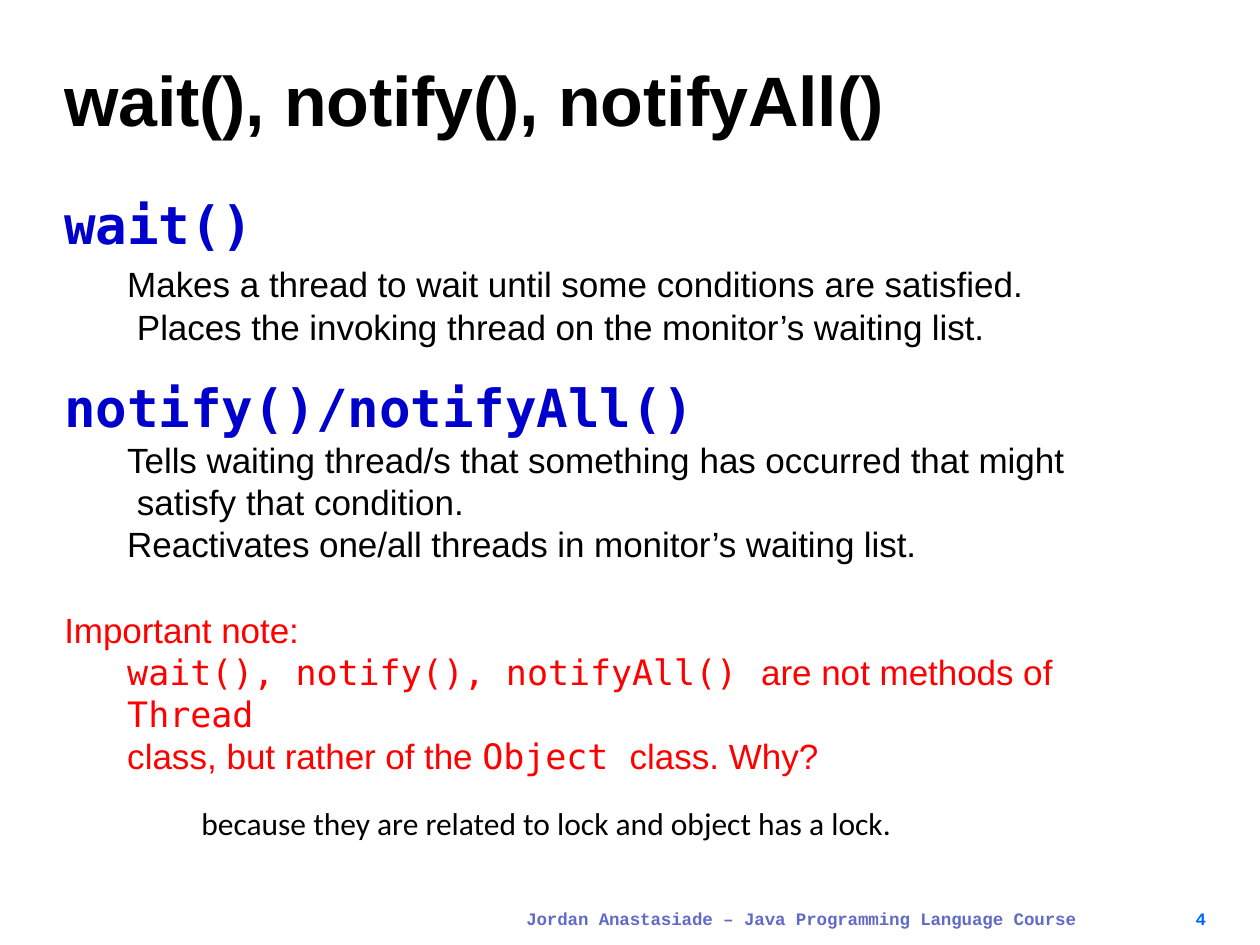
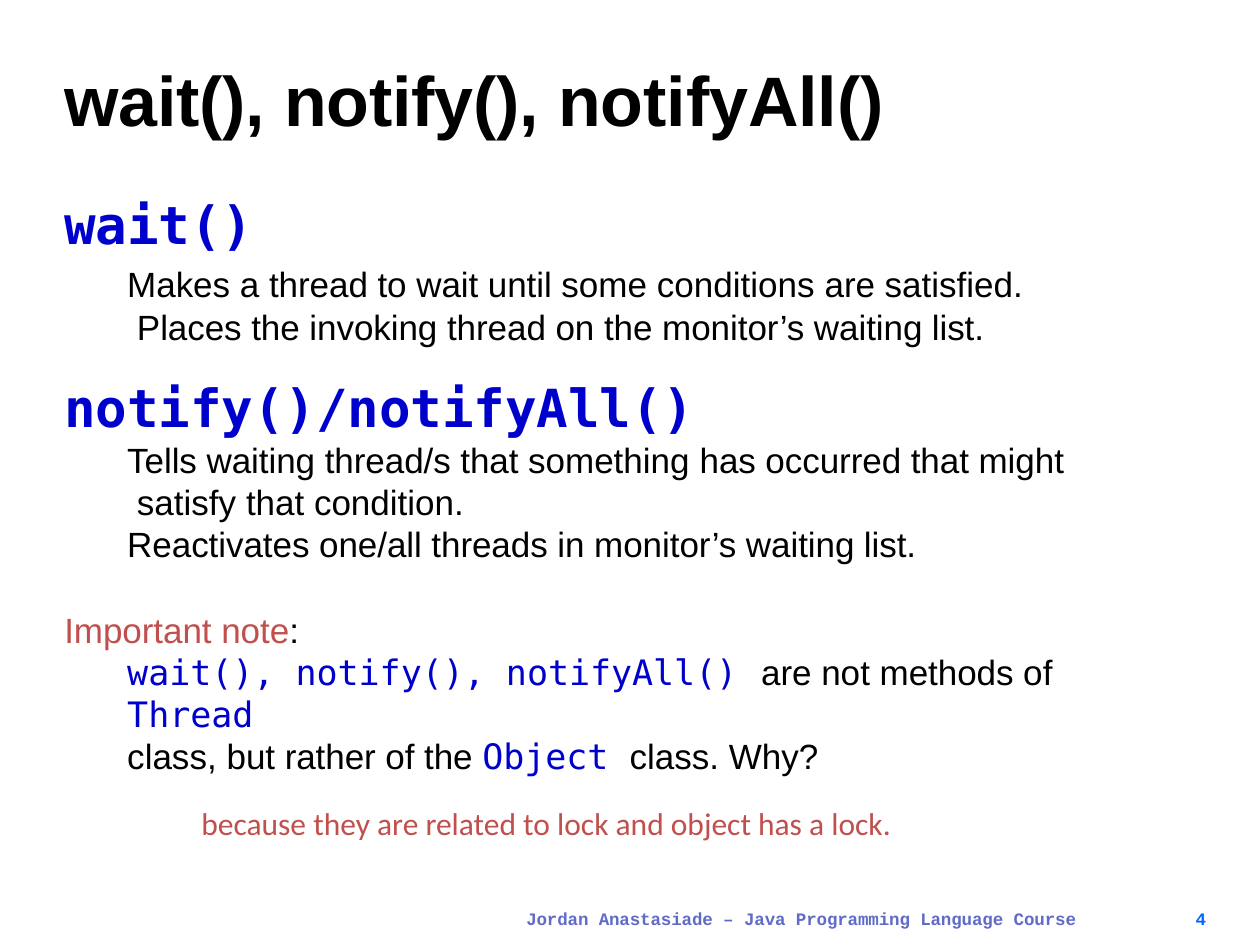
Before and after one commit to JongkukLee/JAC444, a slide deck: slide 4 of lect5-s3-thread-wait.pptx. Drawn at 1260x945 pixels with LibreOffice and Linux fonts; fonts in the diff are those of the drawing. Boxes give left, top, right and bottom in pixels: in the first picture for what was removed or moved away, otherwise in the second. Text is boxed around its words. In the diff, an @@ line names an element or a change of style, - is before the commit and + after.

```diff
--- a/lect5-s3-thread-wait.pptx
+++ b/lect5-s3-thread-wait.pptx
@@ text at [64, 619, 1052, 777]: text colour #FF0000 to #C0504D in "Important note:"; text colour #FF0000 to #000000 in "note:", "are not methods of", "class, but rather of the class. Why?"; text colour #FF0000 to #0000CC in "wait(), notify(), notifyAll() Thread", "Object" @@
@@ text "because they are related to ..." at [201, 813, 890, 841]: text colour #000000 to #C0504D @@
```
Also in this commit, not shown: 6 other slides changed, 20 other files.
